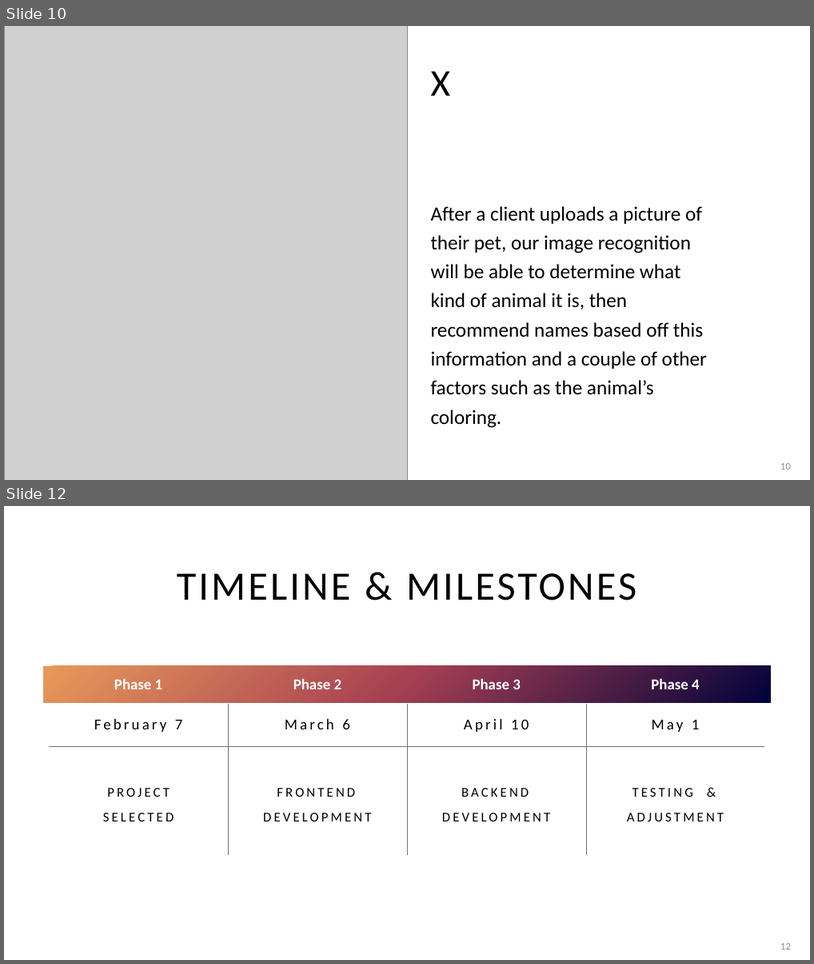
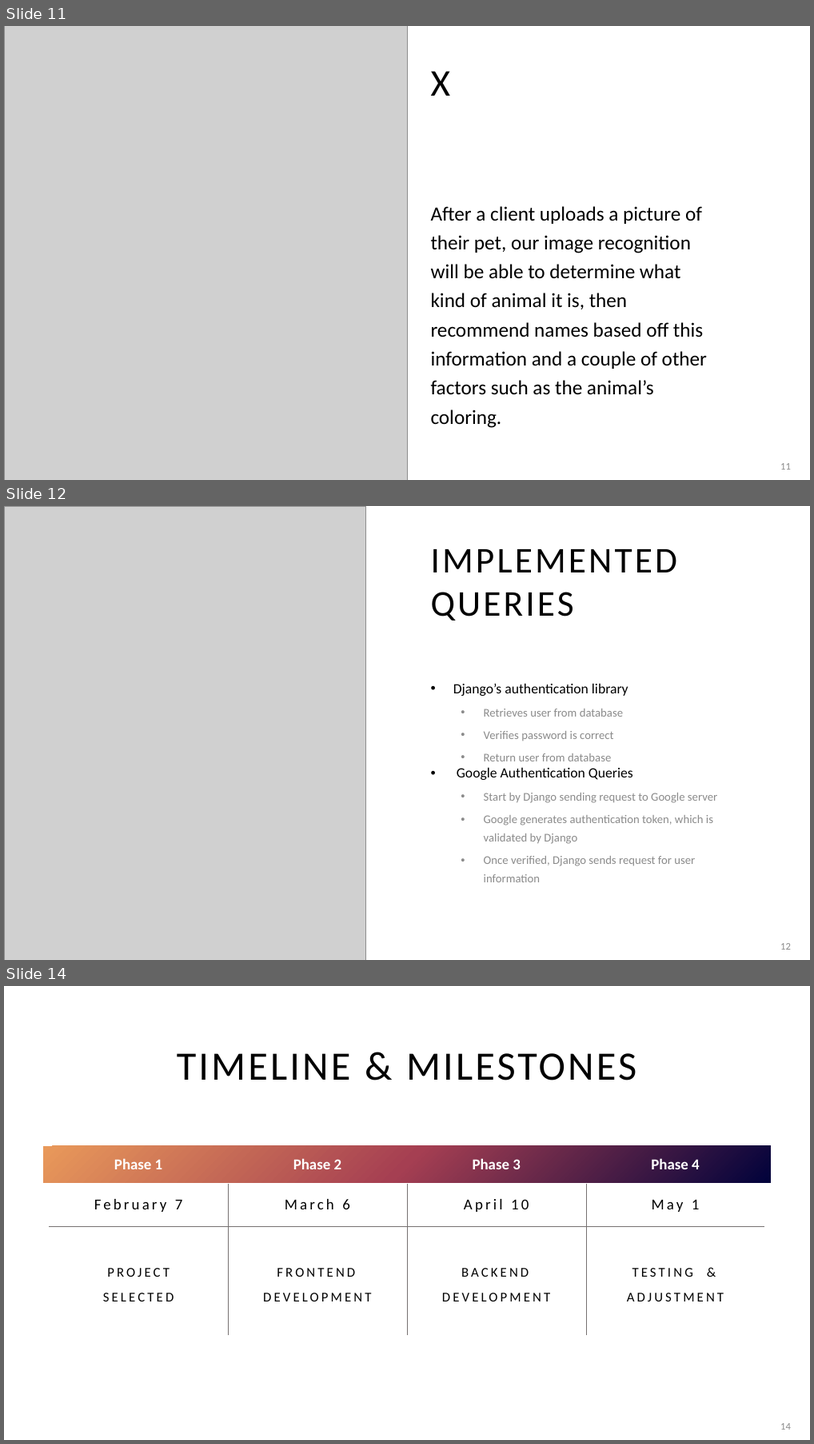
Before and after one commit to adriaonline/CPT200SP24-Team1, a slide deck: Phase 2 Docs/Phase 2 - Presentation.pptx. Shown one above the other, each under a label of ours: slides 10 and 12 before the commit, slides 11, 12 and 14 after it; the slides between them are not shown. The pictures are 814x964 and 814x1444 pixels, drawn with LibreOffice and Linux fonts; fonts in the diff are those of the drawing; grey boxes stand for pictures. Boxes give left, top, right and bottom in pixels: in the first picture for what was removed or moved away, otherwise in the second. Text is boxed around its words. In the diff, an @@ line names an element or a change of style, - is before the commit and + after.

Commit message:
Added pictures and information to slideshow

```diff
--- a/Phase 2 Docs/Phase 2 - Presentation.pptx
+++ b/Phase 2 Docs/Phase 2 - Presentation.pptx
@@ slide 12 added at <box>4,506,810,960</box>, background #FFFFFF @@
@@ picture added at <box>4,506,366,960</box> @@
@@ title added at <box>431,549,678,620</box>, 43.2 pt, text #000000 @@
+IMPLEMENTED QUERIES
@@ text added at <box>454,683,718,882</box>, 14 pt, text #8C8C8C @@
+• Django’s authentication library
+  • Retrieves user from database
+  • Verifies password is correct
+  • Return user from database
+• Google Authentication Queries
+  • Start by Django sending request to Google server
+  • Google generates authentication token, which is validated by Django
+  • Once verified, Django sends request for user information
@@ page number added at <box>781,943,791,949</box>, 12 pt, text #8C8C8C @@
+12
@@ what was slide 10 is now slide 11 @@
@@ page number at <box>781,463,791,469</box>: text changed @@
-10
+11
@@ what was slide 12 is now slide 14 @@
@@ page number at <box>781,1423,791,1429</box>: text changed @@
-12
+14
```
Also in this commit, not shown: 5 slides changed, 3 other slides added, 2 slides removed.
